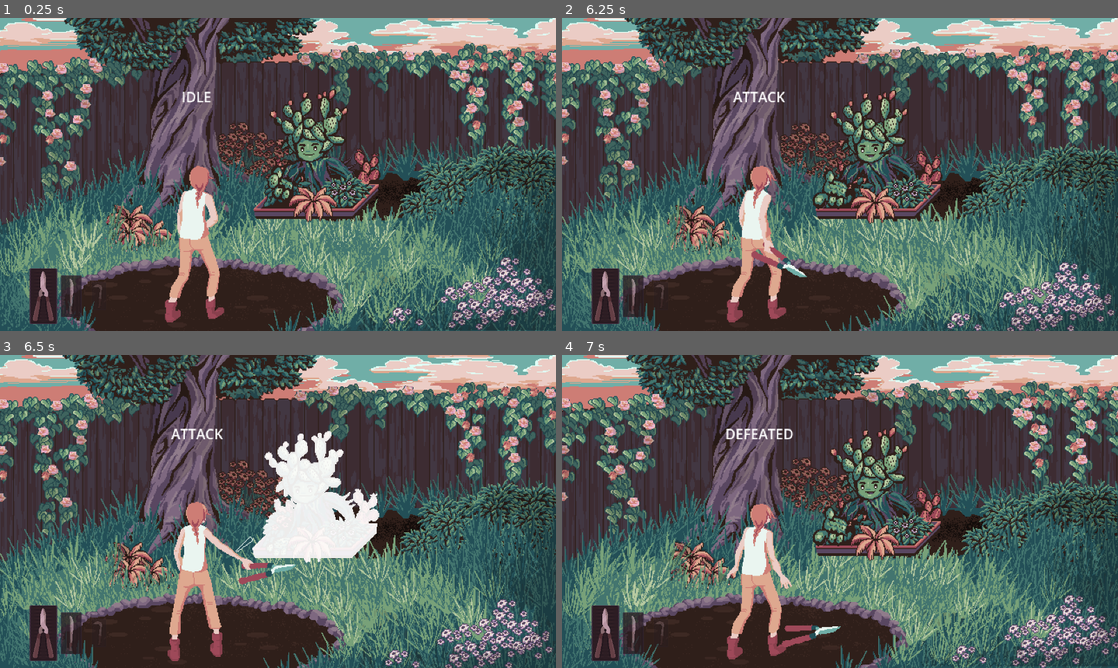
Above: before the commit, frames 1-4 (two rows, left to right).
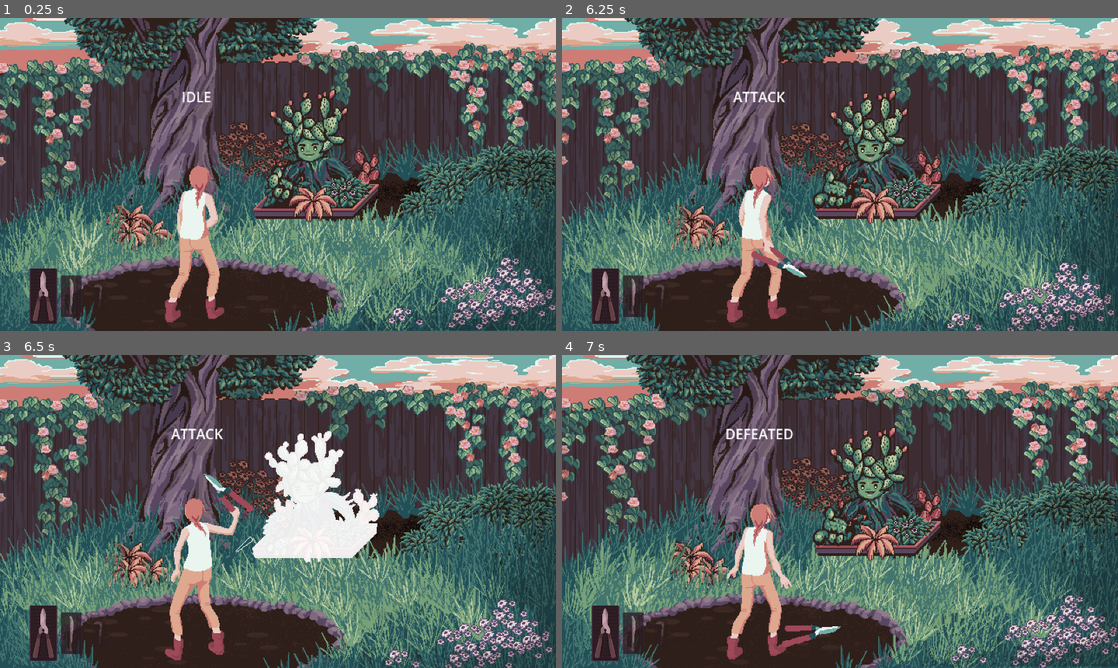
Above: after the commit, the same moments.

Repository: SrPatto/GameName-game
Game: Godot game, scene res://scenes/debug.tscn
Two runs of this game, one before a commit and one after it. Both use one fixed random seed, a clock stepped at 60 frames per second and the inputs below.
Inputs (mouse positions are in pixels of both pictures, inside the frame that each line leads up to):
- Up to frame 1 (0.25 s): no input
- Up to frame 2 (6.25 s): move the mouse to (962, 158) at 0.52 s; click (962, 158) at 0.6 s; move the mouse to (728, 190) at 1.27 s; right-click (728, 190) at 1.35 s; click (728, 190) at 1.42 s; move the mouse to (895, 105) at 2.02 s; click (895, 105) at 2.1 s; move the mouse to (812, 237) at 2.77 s; right-click (812, 237) at 2.85 s; click (812, 237) at 2.92 s; move the mouse to (1006, 221) at 3.52 s; click (1006, 221) at 3.6 s; move the mouse to (673, 127) at 4.27 s; right-click (673, 127) at 4.35 s; click (673, 127) at 4.42 s; move the mouse to (867, 174) at 5.02 s; click (867, 174) at 5.1 s; move the mouse to (756, 96) at 5.77 s; right-click (756, 96) at 5.85 s; click (756, 96) at 5.92 s
- Up to frame 3 (6.5 s): no input
- Up to frame 4 (7 s): move the mouse to (962, 495) at 6.52 s; click (962, 495) at 6.6 s

Frames 1-2 are identical in both runs. In frame 3, 2.1% of the frame differs, in the area x 29-54%, y 38-98%; in frame 4, nothing differs.

Commit message:
items

Diff:
--- /dev/null
+++ b/resources/items/extraHealth.tres
@@ -0,0 +1,10 @@
+[gd_resource type="Resource" script_class="Item" format=3 uid="uid://df2iwc6v6w8ys"]
+
+[ext_resource type="Script" uid="uid://ddwlfjaqkmmb4" path="res://scripts/utils/item.gd" id="1_vd5ty"]
+
+[resource]
+script = ExtResource("1_vd5ty")
+name = "Health"
+desciption = "Increase your max health. Max.2"
+cost = 14
+metadata/_custom_type_script = "uid://ddwlfjaqkmmb4"
--- /dev/null
+++ b/resources/items/machete_1.tres
@@ -0,0 +1,10 @@
+[gd_resource type="Resource" script_class="Item" format=3 uid="uid://c3f03w8x21knw"]
+
+[ext_resource type="Script" uid="uid://ddwlfjaqkmmb4" path="res://scripts/utils/item.gd" id="1_cagl5"]
+
+[resource]
+script = ExtResource("1_cagl5")
+name = "Machete lvl.1"
+desciption = "A really powerful weapon but not so good for defense."
+cost = 12
+metadata/_custom_type_script = "uid://ddwlfjaqkmmb4"
--- /dev/null
+++ b/resources/items/machete_2.tres
@@ -0,0 +1,10 @@
+[gd_resource type="Resource" script_class="Item" format=3 uid="uid://cj76mebs0rq0w"]
+
+[ext_resource type="Script" uid="uid://ddwlfjaqkmmb4" path="res://scripts/utils/item.gd" id="1_lr28w"]
+
+[resource]
+script = ExtResource("1_lr28w")
+name = "Machete lvl.2"
+desciption = "A really powerful weapon but not so good for defense."
+cost = 22
+metadata/_custom_type_script = "uid://ddwlfjaqkmmb4"
--- /dev/null
+++ b/resources/items/machete_3.tres
@@ -0,0 +1,10 @@
+[gd_resource type="Resource" script_class="Item" format=3 uid="uid://d4jp50ixs8r1h"]
+
+[ext_resource type="Script" uid="uid://ddwlfjaqkmmb4" path="res://scripts/utils/item.gd" id="1_cvy8n"]
+
+[resource]
+script = ExtResource("1_cvy8n")
+name = " Machete lvl.3"
+desciption = "A really powerful weapon but not so good for defense."
+cost = 28
+metadata/_custom_type_script = "uid://ddwlfjaqkmmb4"
--- /dev/null
+++ b/resources/items/shears_2.tres
@@ -0,0 +1,10 @@
+[gd_resource type="Resource" script_class="Item" format=3 uid="uid://dsfw7wy4kybh5"]
+
+[ext_resource type="Script" uid="uid://ddwlfjaqkmmb4" path="res://scripts/utils/item.gd" id="1_uc8i1"]
+
+[resource]
+script = ExtResource("1_uc8i1")
+name = "Hedge shears lvl.2"
+desciption = "Not a really strong weapon, but has decent speed."
+cost = 22
+metadata/_custom_type_script = "uid://ddwlfjaqkmmb4"
--- /dev/null
+++ b/resources/items/shears_3.tres
@@ -0,0 +1,10 @@
+[gd_resource type="Resource" script_class="Item" format=3 uid="uid://bofa8klvyd7pj"]
+
+[ext_resource type="Script" uid="uid://ddwlfjaqkmmb4" path="res://scripts/utils/item.gd" id="1_e8vkc"]
+
+[resource]
+script = ExtResource("1_e8vkc")
+name = "Hedge shears lvl.3"
+desciption = "Not a really strong weapon, but has decent speed."
+cost = 28
+metadata/_custom_type_script = "uid://ddwlfjaqkmmb4"
--- /dev/null
+++ b/resources/items/sickle_1.tres
@@ -0,0 +1,10 @@
+[gd_resource type="Resource" script_class="Item" format=3 uid="uid://djbdv7m0nko8l"]
+
+[ext_resource type="Script" uid="uid://ddwlfjaqkmmb4" path="res://scripts/utils/item.gd" id="1_wp3oe"]
+
+[resource]
+script = ExtResource("1_wp3oe")
+name = "Sickle  lvl.1"
+desciption = "The greatest defensive weapon that makes your parrys hit harder"
+cost = 12
+metadata/_custom_type_script = "uid://ddwlfjaqkmmb4"
--- /dev/null
+++ b/resources/items/sickle_2.tres
@@ -0,0 +1,10 @@
+[gd_resource type="Resource" script_class="Item" format=3 uid="uid://c4l2mxosx3blf"]
+
+[ext_resource type="Script" uid="uid://ddwlfjaqkmmb4" path="res://scripts/utils/item.gd" id="1_0xmhr"]
+
+[resource]
+script = ExtResource("1_0xmhr")
+name = "Sickle  lvl.2"
+desciption = "The greatest defensive weapon that makes your parrys hit harder"
+cost = 22
+metadata/_custom_type_script = "uid://ddwlfjaqkmmb4"
--- /dev/null
+++ b/resources/items/sickle_3.tres
@@ -0,0 +1,10 @@
+[gd_resource type="Resource" script_class="Item" format=3 uid="uid://5625sa3o35xk"]
+
+[ext_resource type="Script" uid="uid://ddwlfjaqkmmb4" path="res://scripts/utils/item.gd" id="1_jhbjj"]
+
+[resource]
+script = ExtResource("1_jhbjj")
+name = "Sickle  lvl.3"
+desciption = "The greatest defensive weapon that makes your parrys hit harder"
+cost = 28
+metadata/_custom_type_script = "uid://ddwlfjaqkmmb4"
--- /dev/null
+++ b/scenes/gui/components/store_item.tscn
@@ -0,0 +1,79 @@
+[gd_scene format=3 uid="uid://c8d3oghn8ys8w"]
+
+[sub_resource type="CompressedTexture2D" id="CompressedTexture2D_chy7l"]
+load_path = "res://.godot/imported/machete.png-044c55f190c1db7f3c949f81920edd09.ctex"
+
+[sub_resource type="StyleBoxFlat" id="StyleBoxFlat_hfe07"]
+corner_radius_top_left = 10
+corner_radius_top_right = 10
+corner_radius_bottom_right = 10
+corner_radius_bottom_left = 10
+corner_detail = 16
+
+[node name="StoreItem" type="Control" unique_id=682764852]
+custom_minimum_size = Vector2(240, 300)
+layout_mode = 3
+anchors_preset = 8
+anchor_left = 0.5
+anchor_top = 0.5
+anchor_right = 0.5
+anchor_bottom = 0.5
+grow_horizontal = 2
+grow_vertical = 2
+
+[node name="VBoxContainer" type="VBoxContainer" parent="." unique_id=1722374985]
+layout_mode = 1
+anchors_preset = 15
+anchor_right = 1.0
+anchor_bottom = 1.0
+grow_horizontal = 2
+grow_vertical = 2
+
+[node name="PanelContainer" type="PanelContainer" parent="VBoxContainer" unique_id=691286277]
+layout_mode = 2
+size_flags_vertical = 3
+
+[node name="mainContainer" type="VBoxContainer" parent="VBoxContainer/PanelContainer" unique_id=1650427969]
+custom_minimum_size = Vector2(220, 220)
+layout_mode = 2
+size_flags_horizontal = 4
+size_flags_vertical = 4
+
+[node name="iconTexture" type="TextureRect" parent="VBoxContainer/PanelContainer/mainContainer" unique_id=1442874170]
+custom_minimum_size = Vector2(128, 128)
+layout_mode = 2
+size_flags_horizontal = 4
+size_flags_vertical = 0
+texture = SubResource("CompressedTexture2D_chy7l")
+stretch_mode = 6
+
+[node name="Label" type="Label" parent="VBoxContainer/PanelContainer/mainContainer" unique_id=1850230097]
+layout_mode = 2
+text = "ITEM_NAME"
+horizontal_alignment = 1
+
+[node name="RichTextLabel" type="RichTextLabel" parent="VBoxContainer/PanelContainer/mainContainer" unique_id=1962307745]
+layout_mode = 2
+size_flags_vertical = 3
+text = "lorem lo"
+
+[node name="HBoxContainer" type="HBoxContainer" parent="VBoxContainer" unique_id=1337556360]
+layout_mode = 2
+alignment = 1
+
+[node name="PanelContainer" type="PanelContainer" parent="VBoxContainer/HBoxContainer" unique_id=1369486103]
+custom_minimum_size = Vector2(80, 32)
+layout_mode = 2
+size_flags_horizontal = 10
+
+[node name="Label" type="Label" parent="VBoxContainer/HBoxContainer/PanelContainer" unique_id=1251026188]
+layout_mode = 2
+text = "COST: 00"
+horizontal_alignment = 1
+
+[node name="Button" type="Button" parent="VBoxContainer/HBoxContainer" unique_id=482597283]
+custom_minimum_size = Vector2(96, 0)
+layout_mode = 2
+size_flags_horizontal = 8
+theme_override_styles/normal = SubResource("StyleBoxFlat_hfe07")
+text = "BUY"
--- a/scenes/gui/screens/store_screen.tscn
+++ b/scenes/gui/screens/store_screen.tscn
@@ -1,4 +1,6 @@
 [gd_scene format=3 uid="uid://yi2aodmw7mk6"]
+
+[ext_resource type="PackedScene" uid="uid://c8d3oghn8ys8w" path="res://scenes/gui/components/store_item.tscn" id="1_mq3c4"]
 
 [node name="StoreScreen" type="Control" unique_id=266608346]
 layout_mode = 3
@@ -92,7 +94,20 @@
 layout_mode = 2
 size_flags_horizontal = 4
 size_flags_vertical = 4
+theme_override_constants/separation = 16
 alignment = 1
+
+[node name="StoreItem" parent="Panel/mainContainer/PanelContainer/itemsContainer" unique_id=682764852 instance=ExtResource("1_mq3c4")]
+layout_mode = 2
+
+[node name="StoreItem2" parent="Panel/mainContainer/PanelContainer/itemsContainer" unique_id=2023162535 instance=ExtResource("1_mq3c4")]
+layout_mode = 2
+
+[node name="StoreItem3" parent="Panel/mainContainer/PanelContainer/itemsContainer" unique_id=235707857 instance=ExtResource("1_mq3c4")]
+layout_mode = 2
+
+[node name="StoreItem4" parent="Panel/mainContainer/PanelContainer/itemsContainer" unique_id=1997762410 instance=ExtResource("1_mq3c4")]
+layout_mode = 2
 
 [node name="ButtonsContainer" type="HBoxContainer" parent="Panel/mainContainer" unique_id=783052554]
 custom_minimum_size = Vector2(0, 64)
@@ -112,4 +127,5 @@
 custom_minimum_size = Vector2(448, 0)
 layout_mode = 2
 size_flags_horizontal = 10
+theme_override_font_sizes/font_size = 32
 text = "Next Day"
--- a/scenes/player.tscn
+++ b/scenes/player.tscn
@@ -73,16 +73,16 @@
 
 [sub_resource type="Animation" id="Animation_f1ej7"]
 resource_name = "attack"
-length = 1.4
-step = 0.2
-tracks/0/type = "value"
-tracks/0/imported = false
-tracks/0/enabled = true
-tracks/0/path = NodePath("Sprite2D:frame")
-tracks/0/interp = 1
-tracks/0/loop_wrap = true
-tracks/0/keys = {
-"times": PackedFloat32Array(0, 0.2, 0.4, 0.6, 0.8, 1, 1.2),
+length = 1.2
+step = 0.2
+tracks/0/type = "value"
+tracks/0/imported = false
+tracks/0/enabled = true
+tracks/0/path = NodePath("Sprite2D:frame")
+tracks/0/interp = 1
+tracks/0/loop_wrap = true
+tracks/0/keys = {
+"times": PackedFloat32Array(0, 0.2, 0.4, 0.55, 0.7, 0.85, 1),
 "transitions": PackedFloat32Array(1, 1, 1, 1, 1, 1, 1),
 "update": 1,
 "values": [5, 6, 7, 8, 9, 10, 11]
@@ -94,7 +94,7 @@
 tracks/1/interp = 1
 tracks/1/loop_wrap = true
 tracks/1/keys = {
-"times": PackedFloat32Array(0, 0.4, 1),
+"times": PackedFloat32Array(0, 0.4, 0.85),
 "transitions": PackedFloat32Array(1, 1, 1),
 "update": 1,
 "values": [true, false, true]
@@ -288,6 +288,7 @@
 vframes = 6
 
 [node name="block_area" type="Area2D" parent="." unique_id=950908905]
+visible = false
 collision_layer = 4
 collision_mask = 2
 script = ExtResource("3_tuyoq")
@@ -299,6 +300,7 @@
 debug_color = Color(0, 0.6, 0.7019608, 0.41960785)
 
 [node name="Hurtbox" type="Area2D" parent="." unique_id=71319457]
+visible = false
 collision_mask = 2
 script = ExtResource("2_g2els")
 metadata/_custom_type_script = "uid://ci2rdpgbntsqk"
--- /dev/null
+++ b/scripts/utils/item.gd
@@ -0,0 +1,7 @@
+class_name Item
+extends Resource
+
+@export var name: String
+@export var desciption: String
+@export var icon: Texture2D
+@export var cost: int
Not shown, added: scripts/utils/item.gd.uid
